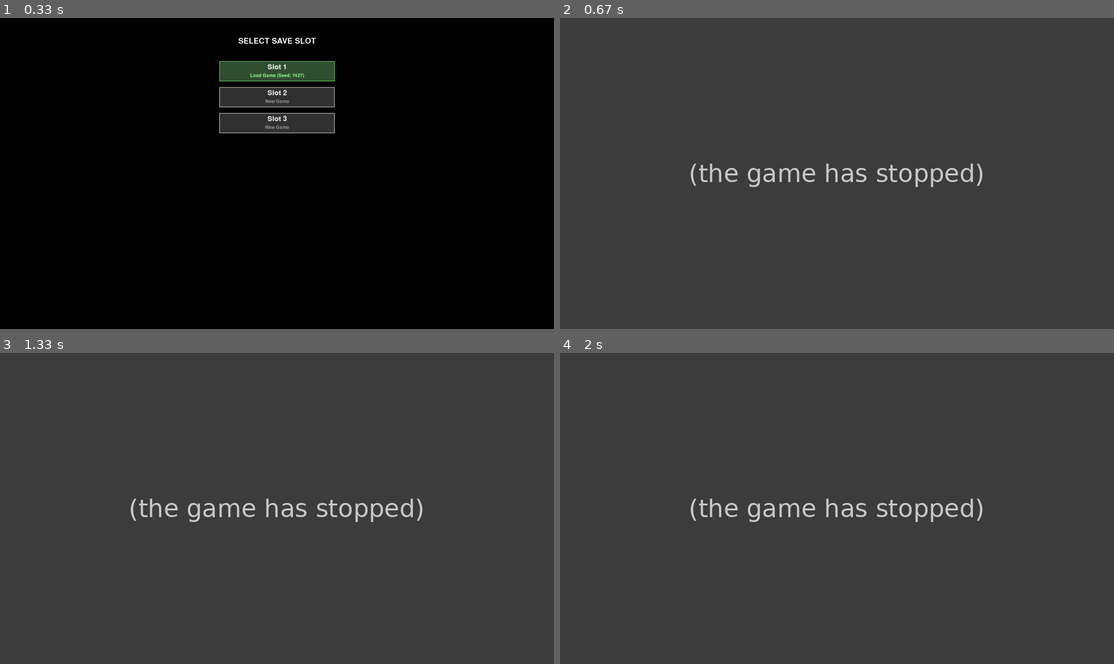
Above: before the commit, frames 1-4 (two rows, left to right).
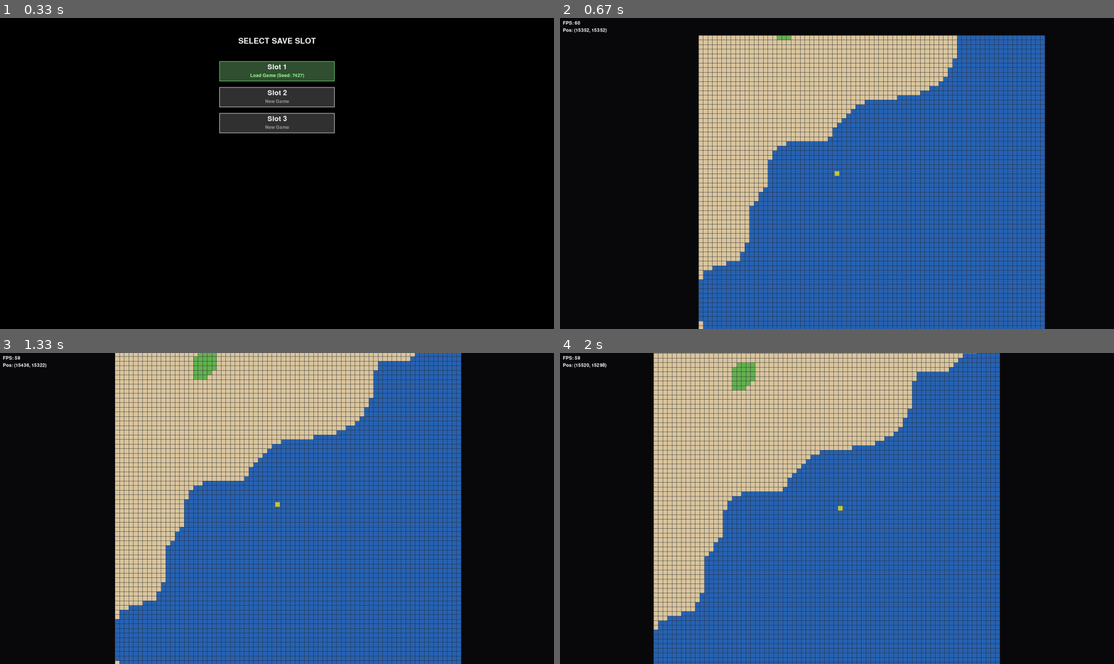
Above: after the commit, the same moments.

Repository: TheSpicePhantom/PyGame
Game: pygame game, started from main.py
The game is run twice, just before and just after one commit, with the same random seed, the same clock (stepped at 60 frames per second) and the same inputs.
Inputs (mouse positions are in pixels of both pictures, inside the frame that each line leads up to):
- Up to frame 1 (0.33 s): no input
- Up to frame 2 (0.67 s): click "Slot 1" at 0.38 s
- Up to frame 3 (1.33 s): hold D 0.67-1.13 s; move the mouse to (254, 524) at 0.7 s; hold W from 1.17 s (still down)
- Up to frame 4 (2 s): release W at 1.47 s; hold D 1.5-1.97 s

Frame 1 is identical in both runs. In frame 2, 99% of the frame differs, in the area x 0-100%, y 0-100%; in frame 3, 100%; in frame 4, 100%.
Error before the commit: AttributeError: 'TerrainGenerator' object has no attribute 'set_seed' (world.py line 29); the game stopped at 0.38 s (later frames are placeholders)

Commit message:
fix: Update world metadata with new player position and chunk generation count

Diff:
--- a/saves/slot_1/world_metadata.json
+++ b/saves/slot_1/world_metadata.json
@@ -1,10 +1,10 @@
 {
   "seed": 7427,
   "player_position": [
-    15881,
-    14634
+    17136,
+    14047
   ],
   "playtime_seconds": 0,
-  "chunks_generated": 74,
+  "chunks_generated": 132,
   "version": "1.0"
 }
--- a/world/terrain_generator.py
+++ b/world/terrain_generator.py
@@ -28,12 +28,12 @@
         # Performance: Cache for generated tiles
         self._tile_cache = {}
 
-        def set_seed(self, seed: int):
-                    """Set new seed and reinitialize noise generator"""
-                    self.seed = seed
-                    self.noise = OpenSimplex(seed=self.seed)
-                    self._tile_cache = {}  # Clear cache when seed changes
-                    print(f"[TerrainGen] Seed updated to: {self.seed}")
+    def set_seed(self, seed: int):
+        """Set new seed and reinitialize noise generator"""
+        self.seed = seed
+        self.noise = OpenSimplex(seed=self.seed)
+        self._tile_cache = {}  # Clear cache when seed changes
+        print(f"[TerrainGen] Seed updated to: {self.seed}")
 
     def load_config(self, path):
         """Load biome configuration from JSON"""
